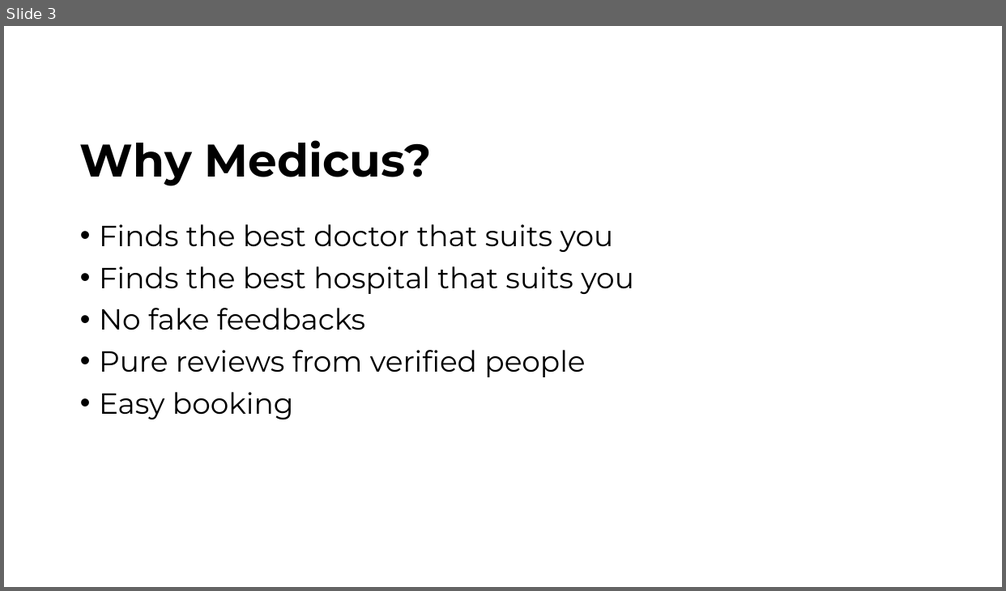
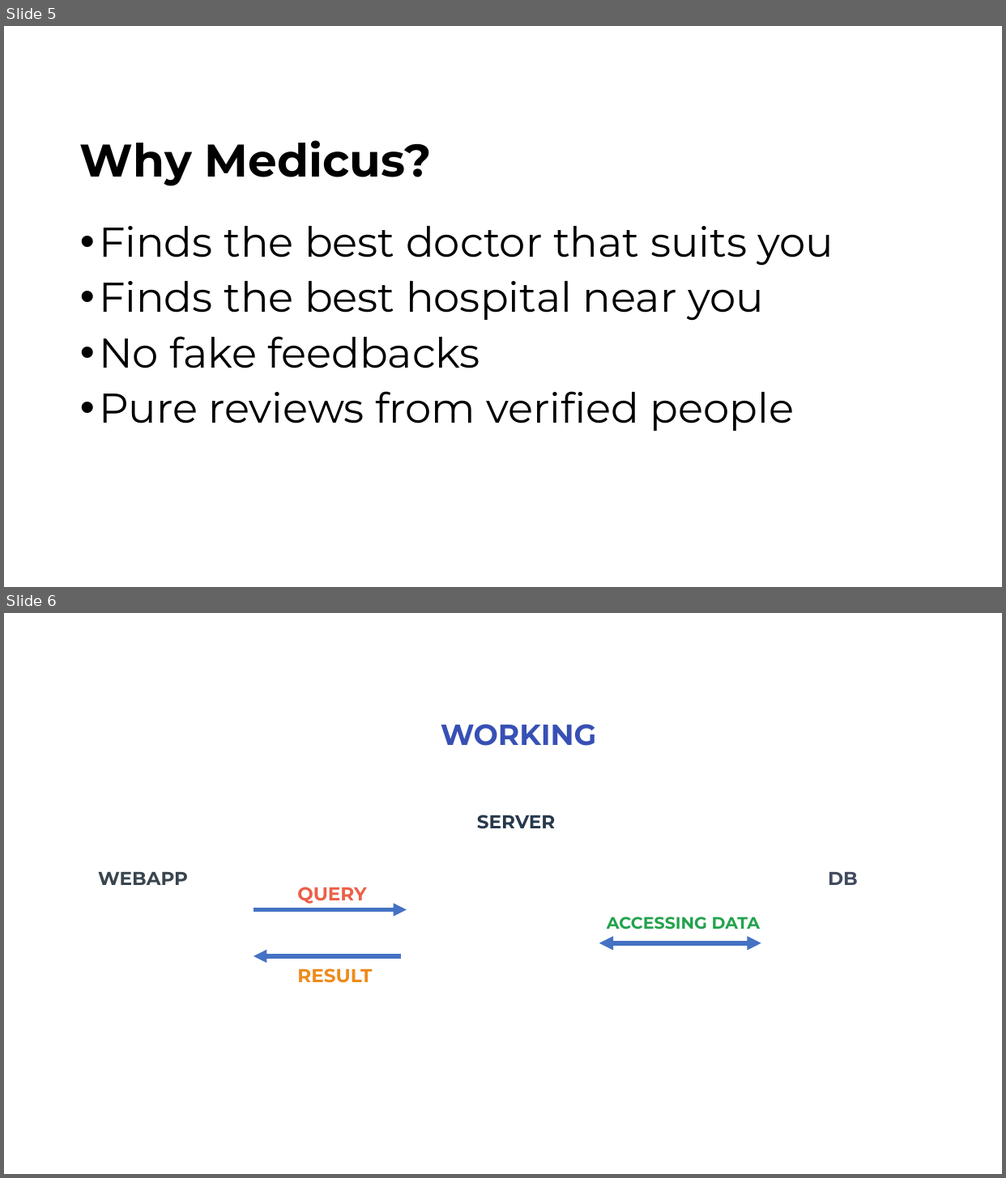
Before and after one commit to R-Aravind/findmyhospital, a slide deck: ISQIP-Presentation/ISQIP_presentation.pptx. Shown one above the other, each under a label of ours: slide 3 before the commit, slides 5 and 6 after it. The pictures are 1006x591 and 1006x1178 pixels, drawn with LibreOffice and Linux fonts; fonts in the diff are those of the drawing; background and template pictures are left out. Boxes give left, top, right and bottom in pixels: in the first picture for what was removed or moved away, otherwise in the second. Text is boxed around its words. In the diff, an @@ line names an element or a change of style, - is before the commit and + after.

```diff
--- a/ISQIP-Presentation/ISQIP_presentation.pptx
+++ b/ISQIP-Presentation/ISQIP_presentation.pptx
@@ slide 6 added at [4,613,1002,1174], background picture (left out) @@
@@ text added at [441,724,597,746], 28 pt, text #3750B4, bold @@
+WORKING
@@ text added at [477,815,556,829], 18 pt, text #28394D, bold @@
+SERVER
@@ text added at [98,872,188,885], 18 pt, text #38454E, bold @@
+WEBAPP
@@ text added at [828,872,858,885], 18 pt, text #424A5F, bold @@
+DB
@@ text added at [297,887,367,904], 18 pt, text #EB6048, bold @@
+QUERY
@@ arrow added from (253, 910) to (407, 910), #4472C4 4.25 pt @@
@@ text added at [607,917,760,930], 16 pt, text #22A24D, bold @@
+ACCESSING DATA
@@ double arrow added from (599, 943) to (761, 943), #4472C4 4.5 pt @@
@@ arrow added from (401, 956) to (253, 956), #4472C4 4.25 pt @@
@@ text added at [297,969,372,983], 18 pt, text #EE8A1A, bold @@
+RESULT
@@ what was slide 3 is now slide 5 @@
@@ slide 5 changed as well @@
@@ text at [99,226,834,431]: size 28 to 40 pt in "Finds the best doctor that suits you", "No fake feedbacks", "Pure reviews from verified people" @@
@@ text at [99,281,764,321]: text changed; size 28 to 40 pt @@
-• Finds the best hospital that suits you
+• Finds the best hospital near you
@@ text at [99,392,294,420]: paragraph removed @@
-• Easy booking
```
Also in this commit, not shown: 1 other slide changed, 4 other slides added, 3 slides removed, 4 other files.
